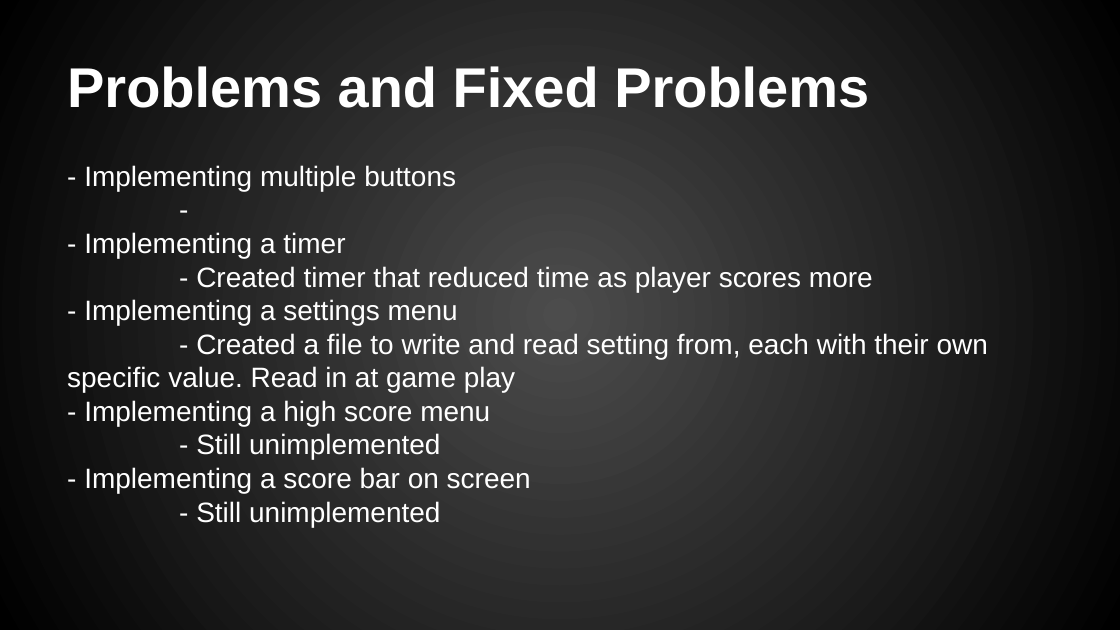
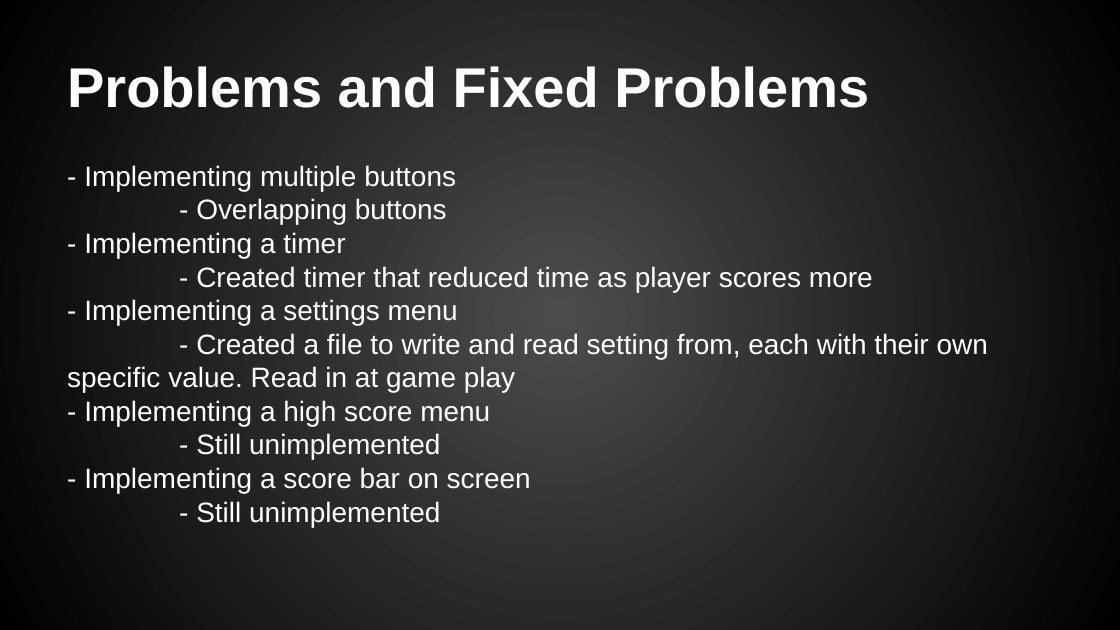
Before and after one commit to Kdriadon/Targetgame, a slide deck: slide 8 of Target/docs/Target Tap.pptx. Drawn at 1120x630 pixels with LibreOffice and Linux fonts; fonts in the diff are those of the drawing. Boxes give left, top, right and bottom in pixels: in the first picture for what was removed or moved away, otherwise in the second. Text is boxed around its words. In the diff, an @@ line names an element or a change of style, - is before the commit and + after.

Commit message:
final powerpoint

```diff
--- a/Target/docs/Target Tap.pptx
+++ b/Target/docs/Target Tap.pptx
@@ text at [196,198,447,224]: text changed @@
--
+- Overlapping buttons
```
Also in this commit, not shown: 2 other files.
